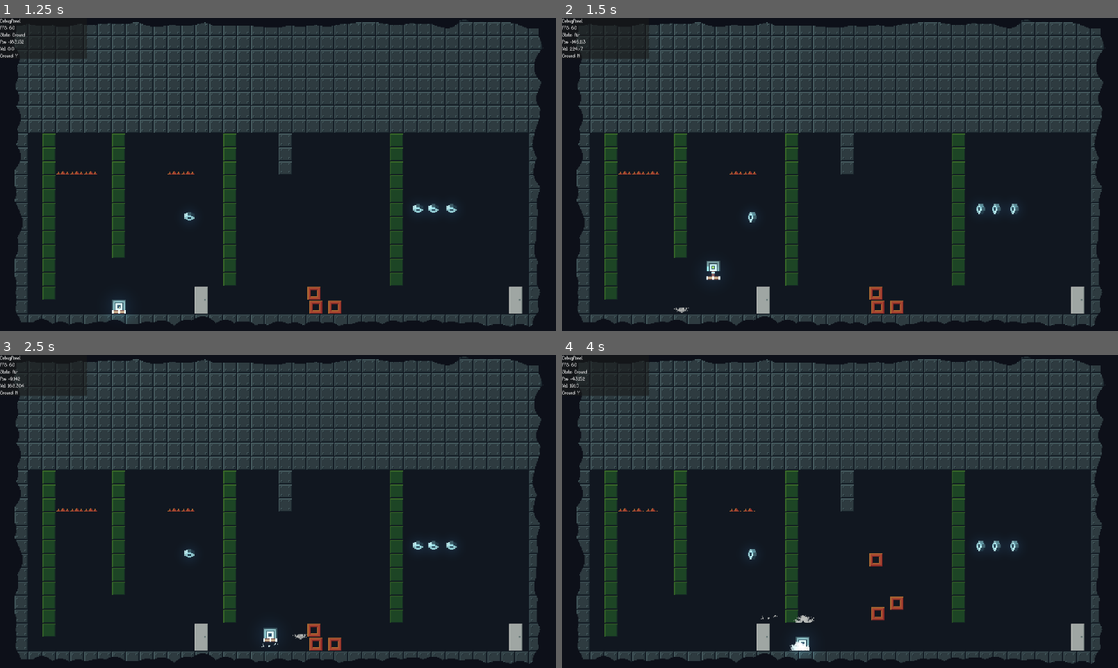
Above: before the commit, frames 1-4 (two rows, left to right).
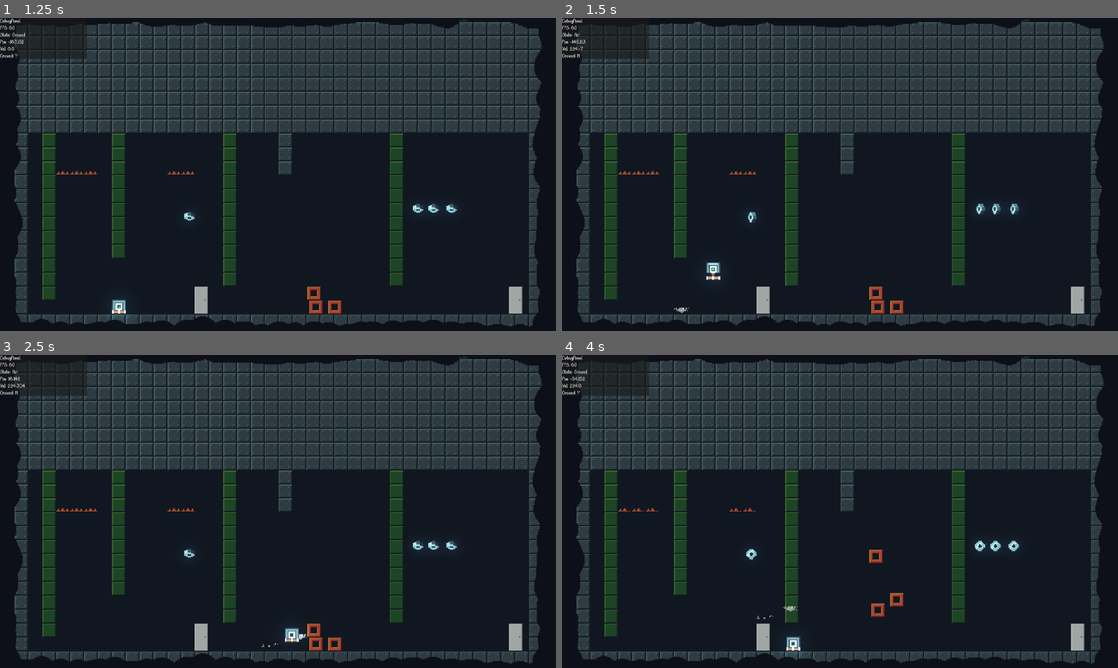
Above: after the commit, the same moments.

Repository: LeZellus/pistonprecision
Game: Godot game, scene res://scenes/worlds/MainScene.tscn
Two runs of this game, one before a commit and one after it. Both use one fixed random seed, a clock stepped at 60 frames per second and the inputs below.
Inputs:
- Up to frame 1 (1.25 s): click "Play" at 0.5 s
- Up to frame 2 (1.5 s): tap Enter (ui_accept) at 1.25 s; hold D (move_right) from 1.28 s (still down); hold Space (jump) from 1.28 s (still down)
- Up to frame 3 (2.5 s): keep holding D (move_right); release Space (jump) at 2.03 s; tap Space (jump) at 2.1, 2.27 s
- Up to frame 4 (4 s): tap Space (jump) at 2.57, 3.6, 3.77 s; release D (move_right) at 2.78 s; hold A (move_left) 2.78-3.53 s; hold Space (jump) 2.78-3.53 s; hold D (move_right) from 3.53 s (still down)

Frame 1 is identical in both runs. In frame 2, less than 0.1% of the frame differs, in the area x 26-29%, y 77-82%; in frame 3, 0.3%; in frame 4, 0.7%, in the area x 1-83%, y 6-95%.

Commit message:
clear code migration

Diff:
--- a/scripts/player/Player.gd
+++ b/scripts/player/Player.gd
@@ -100,16 +100,6 @@
 		return
 	state_machine.process_input(event)
 
-# === COMPATIBILITY PROPERTIES ===
-var wall_detector: DetectionSystem:
-	get: return detection_system
-
-var ground_detector: DetectionSystem:
-	get: return detection_system
-
-var push_detector: DetectionSystem:
-	get: return detection_system
-
 # === ROTATION & PUSH ===
 func _on_rotate_left():
 	actions_component.rotate_piston(-1)
--- a/scripts/player/components/JumpComponent.gd
+++ b/scripts/player/components/JumpComponent.gd
@@ -21,32 +21,12 @@
 		jump_cut_applied = false
 
 func _should_jump() -> bool:
-	"""Vérifie toutes les conditions pour déclencher un saut"""
-	# Pas de saut si déjà en train de sauter ou piston pas DOWN
-	if just_jumped or player.piston_direction != Player.PistonDirection.DOWN:
-		return false
-
-	# Vérifier le buffer d'input
-	if not InputManager.wants_to_jump():
-		return false
-
-	# Saut normal (au sol)
-	if player.is_on_floor():
-		return true
-
-	# Coyote time (vient de quitter le sol)
-	if InputManager.has_coyote_time():
-		return true
-
-	# Wall jump
-	if _can_wall_jump():
-		return true
-
-	return false
+	return (InputManager.wants_to_jump() and
+		player.piston_direction == Player.PistonDirection.DOWN and
+		not just_jumped)
 
 func _can_wall_jump() -> bool:
-	"""Vérifie les conditions spécifiques au wall jump"""
-	var wall_side = player.wall_detector.get_wall_side()
+	var wall_side = player.detection_system.get_wall_side()
 	if wall_side == 0:
 		return false
 
@@ -59,15 +39,13 @@
 	return true
 
 func _perform_jump():
-	"""Exécute le saut selon le contexte"""
-	var wall_side = player.wall_detector.get_wall_side()
+	var wall_side = player.detection_system.get_wall_side()
 
 	if wall_side != 0:
 		_perform_wall_jump(wall_side)
 	else:
 		_perform_normal_jump()
 
-	# Consommer l'input et marquer le saut
 	InputManager.consume_jump()
 	just_jumped = true
 	jump_cut_applied = false
--- a/scripts/player/components/MovementSystem.gd
+++ b/scripts/player/components/MovementSystem.gd
@@ -1,4 +1,4 @@
-# MovementSystem.gd - VERSION CORRIGÉE
+# MovementSystem.gd - Version optimisée
 class_name MovementSystem
 extends Node
 
@@ -11,10 +11,14 @@
 func add_component(component: MovementComponent):
 	components.append(component)
 	add_child(component)
-	print("🔧 Composant ajouté: ", component.get_script().get_global_name())  # DEBUG
 
 func update_all(delta: float):
-	print("🔧 MovementSystem.update_all() - ", components.size(), " composants")
+	# Optimisation : update seuls les composants actifs en premier
 	for component in components:
-		print("🔧 Updating component: ", component.get_script().get_global_name())
-		component.update(delta)  # ← CETTE LIGNE DOIT EXISTER !
+		if component.is_active():
+			component.update(delta)
+
+	# Puis les composants inactifs (pour vérifier s'ils doivent s'activer)
+	for component in components:
+		if not component.is_active():
+			component.update(delta)
--- a/scripts/player/components/PlayerActions.gd
+++ b/scripts/player/components/PlayerActions.gd
@@ -33,7 +33,7 @@
 	if not _can_perform_push_action(push_vector):
 		return
 
-	var pushable_object = player.push_detector.detect_pushable_object(push_vector)
+	var pushable_object = player.detection_system.detect_pushable_object(push_vector)
 	var success = false
 
 	if pushable_object:
@@ -58,7 +58,7 @@
 	return not space_state.intersect_ray(query)
 
 func _attempt_push(direction: Vector2) -> bool:
-	var pushable_object = player.push_detector.detect_pushable_object(direction)
+	var pushable_object = player.detection_system.detect_pushable_object(direction)
 	if not pushable_object:
 		return false
 
--- a/scripts/player/components/PlayerController.gd
+++ b/scripts/player/components/PlayerController.gd
@@ -24,9 +24,9 @@
 	var grounded = player.is_on_floor()
 
 	if grounded and player.was_grounded:
-		player.wall_detector.set_active(false)
+		player.detection_system.set_active(false)  # ← CHANGÉ
 	elif not grounded:
-		player.wall_detector.set_active(true)
+		player.detection_system.set_active(true)   # ← CHANGÉ
 
 	if grounded and not player.was_grounded:
 		AudioManager.play_sfx("player/land", 1)
--- a/scripts/player/components/WallSlideComponent.gd
+++ b/scripts/player/components/WallSlideComponent.gd
@@ -16,17 +16,16 @@
 			_end_wall_slide()
 
 func _should_wall_slide() -> bool:
-	"""Conditions pour activer le wall slide"""
 	if player.is_on_floor():
 		return false
 
-	if player.velocity.y <= 30:  # Pas assez de vitesse de chute
+	if player.velocity.y <= 30:
 		return false
 
-	if not player.wall_detector.wall_detection_active:
+	if not player.detection_system.wall_detection_active:
 		return false
 
-	var current_wall_side = player.wall_detector.get_wall_side()
+	var current_wall_side = player.detection_system.get_wall_side()
 	if current_wall_side == 0:
 		return false
 
@@ -48,25 +47,21 @@
 	player.last_wall_position = player.global_position.x
 
 func _process_wall_slide(delta: float):
-	"""Logique du wall slide - Copié de WallSlideState"""
 	# Appliquer la physique de wall slide
 	if player.velocity.y > 0:
 		player.velocity.y *= PlayerConstants.WALL_SLIDE_MULTIPLIER
 		player.velocity.y = min(player.velocity.y,
 			PlayerConstants.MAX_FALL_SPEED * PlayerConstants.WALL_SLIDE_MAX_SPEED_MULTIPLIER)
 
-	# Mouvement horizontal (style Rite)
+	# Mouvement horizontal
 	var input_dir = InputManager.get_movement()
-	var wall_side = player.wall_detector.get_wall_side()
+	var wall_side = player.detection_system.get_wall_side()
 
 	if input_dir == wall_side:
-		# Coller au mur = ZERO mouvement (adhérence totale)
 		player.velocity.x = 0
 	elif input_dir == -wall_side:
-		# S'éloigner du mur = mouvement IMMÉDIAT et puissant
 		player.velocity.x = input_dir * PlayerConstants.SPEED * 0.8
 	else:
-		# Pas d'input = friction normale mais pas trop
 		player.velocity.x = move_toward(player.velocity.x, 0,
 			PlayerConstants.AIR_RESISTANCE * 0.6 * delta)
 
--- a/scripts/player/states/AirState.gd
+++ b/scripts/player/states/AirState.gd
@@ -1,63 +1,19 @@
-# scripts/player/states/AirState.gd - VERSION DE BASE
 class_name AirState
 extends State
 
-func _ready() -> void:
-	# Pas d'animation fixe - on change dynamiquement
-	animation_name = ""
-
 func enter() -> void:
-	# Pas d'animation fixe au début
-	_update_animation()
+	pass
 
 func process_physics(delta: float) -> State:
-	# 1. PHYSIQUE DE BASE
+	# 1. PHYSIQUE MINIMALE
 	parent.physics_component.apply_gravity(delta)
+	parent.physics_component.apply_precise_air_movement(delta)
 
-	# 2. MOUVEMENT AÉRIEN
-	if parent.wall_jump_timer > 0:
-		# Contrôle limité pendant wall jump
-		_apply_wall_jump_movement(delta)
-	else:
-		# Contrôle aérien normal
-		parent.physics_component.apply_precise_air_movement(delta)
+	# 2. ANIMATION DYNAMIQUE
+	parent.sprite.play("Jump" if parent.velocity.y < 0 else "Fall")
 
-	# 3. ANIMATION DYNAMIQUE
-	_update_animation()
-
-	# 4. MOUVEMENT
+	# 3. MOUVEMENT
 	parent.move_and_slide()
 
-	# 5. TRANSITIONS (vers GroundState quand on atterrit)
+	# 4. TRANSITION (seule condition : toucher le sol)
 	return StateTransitions.get_instance().get_next_state(self, parent, delta)
-
-func _update_animation():
-	"""Met à jour l'animation selon la vélocité"""
-	if parent.velocity.y < 0:
-		parent.sprite.play("Jump")
-	else:
-		parent.sprite.play("Fall")
-
-func _apply_wall_jump_movement(delta: float):
-	"""Mouvement contraint pendant le wall jump timer - COPIÉ de JumpState"""
-	var input_dir = InputManager.get_movement()
-
-	if input_dir != 0:
-		var current_sign = sign(parent.velocity.x)
-		var input_sign = sign(input_dir)
-
-		# Empêcher de contrer immédiatement le wall jump
-		if current_sign != 0 and input_sign != current_sign:
-			# Autoriser seulement 20% de contrôle contre le momentum
-			var target_speed = input_dir * PlayerConstants.SPEED * 0.2
-			parent.velocity.x = move_toward(parent.velocity.x, target_speed,
-				PlayerConstants.AIR_ACCELERATION * 0.3 * delta)
-		else:
-			# Mouvement normal dans la même direction
-			var target_speed = input_dir * PlayerConstants.SPEED * PlayerConstants.AIR_SPEED_MULTIPLIER
-			parent.velocity.x = move_toward(parent.velocity.x, target_speed,
-				PlayerConstants.AIR_ACCELERATION * delta)
-	else:
-		# Friction très réduite pour conserver le momentum
-		parent.velocity.x = move_toward(parent.velocity.x, 0,
-			PlayerConstants.AIR_FRICTION * 0.3 * delta)
--- a/scripts/player/states/FallState.gd
+++ /dev/null
@@ -1,13 +0,0 @@
-class_name FallState
-extends State
-
-func _ready() -> void:
-	animation_name = "Fall"
-
-func process_physics(delta: float) -> State:
-	parent.physics_component.apply_gravity(delta)
-	parent.physics_component.apply_precise_air_movement(delta)
-
-	parent.move_and_slide()
-
-	return StateTransitions.get_instance().get_next_state(self, parent, delta)
--- a/scripts/player/states/GroundState.gd
+++ b/scripts/player/states/GroundState.gd
@@ -1,39 +1,25 @@
-# scripts/player/states/GroundState.gd - État sol unifié
 class_name GroundState
 extends State
 
-func _ready() -> void:
-	# Pas d'animation fixe - change dynamiquement
-	animation_name = ""
-
 func enter() -> void:
-	_update_animation()
+	# Les composants gèrent déjà leur activation automatiquement
+	pass
 
 func process_physics(delta: float) -> State:
-	# 1. PHYSIQUE DE BASE
+	# 1. PHYSIQUE MINIMALE (gravity + movement)
 	parent.physics_component.apply_gravity(delta)
 
-	# 2. MOUVEMENT AU SOL
 	var movement = InputManager.get_movement()
 	if movement != 0:
 		parent.physics_component.apply_movement(delta)
 	else:
 		parent.physics_component.apply_friction(delta)
 
-	# 3. ANIMATION DYNAMIQUE
-	_update_animation()
+	# 2. ANIMATION DYNAMIQUE
+	parent.sprite.play("Run" if movement != 0 else "Idle")
 
-	# 4. MOUVEMENT
+	# 3. MOUVEMENT
 	parent.move_and_slide()
 
-	# 5. TRANSITIONS (vers AirState quand on quitte le sol)
+	# 4. TRANSITION (seule condition : quitter le sol)
 	return StateTransitions.get_instance().get_next_state(self, parent, delta)
-
-func _update_animation():
-	"""Met à jour l'animation selon le mouvement"""
-	var movement = InputManager.get_movement()
-
-	if movement != 0:
-		parent.sprite.play("Run")
-	else:
-		parent.sprite.play("Idle")
--- a/scripts/player/states/IdleState.gd
+++ /dev/null
@@ -1,17 +0,0 @@
-class_name IdleState
-extends State
-
-func _ready() -> void:
-	animation_name = "Idle"
-
-func process_physics(delta: float) -> State:
-	parent.physics_component.apply_gravity(delta)
-
-	if InputManager.get_movement() != 0:
-		parent.physics_component.apply_movement(delta)
-	else:
-		parent.physics_component.apply_friction(delta)
-
-	parent.move_and_slide()
-
-	return StateTransitions.get_instance().get_next_state(self, parent, delta)
--- a/scripts/player/states/JumpState.gd
+++ /dev/null
@@ -1,43 +0,0 @@
-class_name JumpState
-extends State
-
-func _ready() -> void:
-	animation_name = "Jump"
-
-func process_physics(delta: float) -> State:
-	parent.physics_component.apply_gravity(delta)
-
-	# WALL JUMP TIMER: Mouvement limité pendant le timer
-	if parent.wall_jump_timer > 0:
-		_apply_wall_jump_movement(delta)
-	else:
-		parent.physics_component.apply_precise_air_movement(delta)
-
-	parent.move_and_slide()
-
-	return StateTransitions.get_instance().get_next_state(self, parent, delta)
-
-func _apply_wall_jump_movement(delta: float):
-	"""Mouvement contraint pendant le wall jump timer"""
-	var input_dir = InputManager.get_movement()
-
-	# Réduire drastiquement le contrôle horizontal
-	if input_dir != 0:
-		var current_sign = sign(parent.velocity.x)
-		var input_sign = sign(input_dir)
-
-		# Empêcher de contrer immédiatement le wall jump
-		if current_sign != 0 and input_sign != current_sign:
-			# Autoriser seulement 20% de contrôle contre le momentum
-			var target_speed = input_dir * PlayerConstants.SPEED * 0.2
-			parent.velocity.x = move_toward(parent.velocity.x, target_speed,
-				PlayerConstants.AIR_ACCELERATION * 0.3 * delta)
-		else:
-			# Mouvement normal dans la même direction
-			var target_speed = input_dir * PlayerConstants.SPEED * PlayerConstants.AIR_SPEED_MULTIPLIER
-			parent.velocity.x = move_toward(parent.velocity.x, target_speed,
-				PlayerConstants.AIR_ACCELERATION * delta)
-	else:
-		# Friction très réduite pour conserver le momentum
-		parent.velocity.x = move_toward(parent.velocity.x, 0,
-			PlayerConstants.AIR_FRICTION * 0.3 * delta)
--- a/scripts/player/states/RunState.gd
+++ /dev/null
@@ -1,17 +0,0 @@
-class_name RunState
-extends State
-
-func _ready():
-	animation_name = "Run"
-
-func process_physics(delta: float) -> State:
-	parent.physics_component.apply_gravity(delta)
-
-	if InputManager.get_movement() != 0:
-		parent.physics_component.apply_movement(delta)
-	else:
-		parent.physics_component.apply_friction(delta)
-
-	parent.move_and_slide()
-
-	return StateTransitions.get_instance().get_next_state(self, parent, delta)
